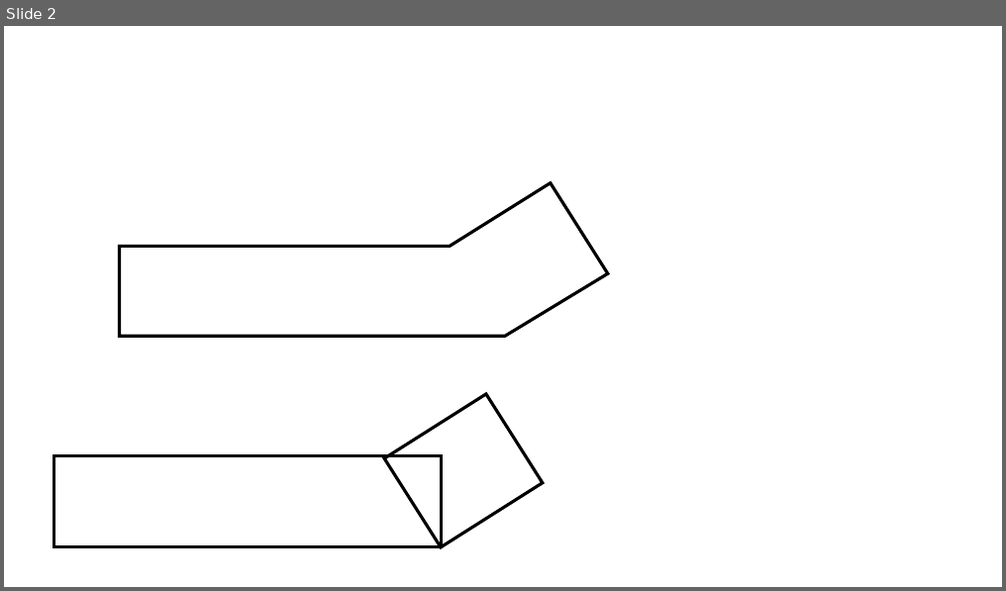
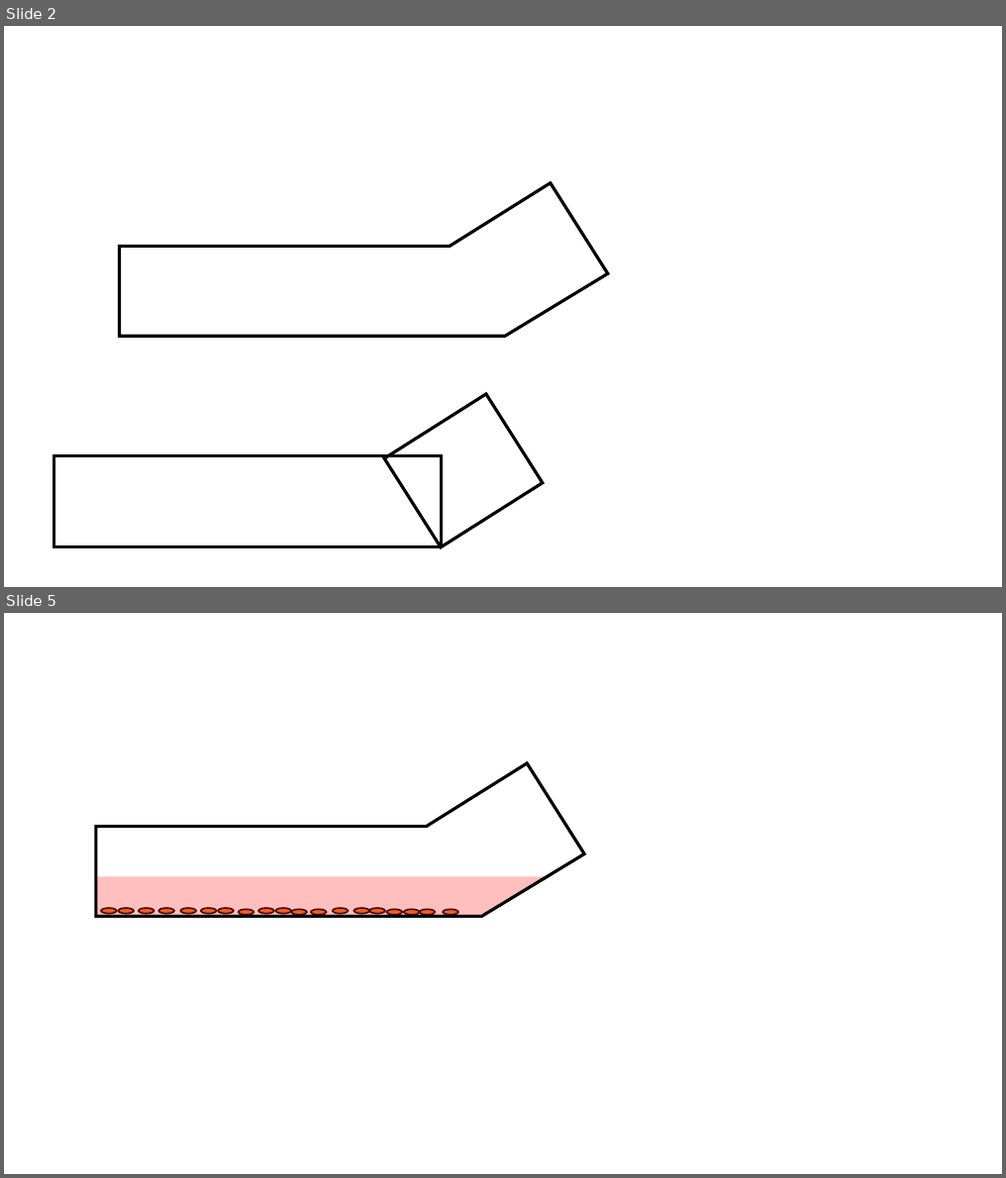
Before and after one commit to alexanderortmann-rgb/BioLabStuff, a slide deck: ImagesForNeubauer.pptx. Shown one above the other, each under a label of ours: slide 2 before the commit, slides 2 and 5 after it; the slides between them are not shown. The pictures are 1006x591 and 1006x1178 pixels, drawn with LibreOffice and Linux fonts; fonts in the diff are those of the drawing. Boxes give left, top, right and bottom in pixels: in the first picture for what was removed or moved away, otherwise in the second. Text is boxed around its words. In the diff, an @@ line names an element or a change of style, - is before the commit and + after.

```diff
--- a/ImagesForNeubauer.pptx
+++ b/ImagesForNeubauer.pptx
@@ slide 5 added at <box>4,613,1002,1174</box>, background #FFFFFF @@
@@ freeform shape added at <box>96,763,584,917</box>, outline #000000 3 pt @@
@@ freeform shape added at <box>97,876,550,916</box>, fill #FF0000 at 25% opacity @@
@@ ellipse added at <box>101,908,117,913</box>, fill #ED7D31, outline #000000 1.5 pt @@
@@ ellipse added at <box>119,908,135,913</box>, fill #ED7D31, outline #000000 1.5 pt @@
@@ ellipse added at <box>139,908,154,913</box>, fill #ED7D31, outline #000000 1.5 pt @@
@@ ellipse added at <box>159,908,174,913</box>, fill #ED7D31, outline #000000 1.5 pt @@
@@ ellipse added at <box>180,908,196,913</box>, fill #ED7D31, outline #000000 1.5 pt @@
@@ ellipse added at <box>201,908,217,913</box>, fill #ED7D31, outline #000000 1.5 pt @@
@@ ellipse added at <box>218,908,234,913</box>, fill #ED7D31, outline #000000 1.5 pt @@
@@ ellipse added at <box>239,909,254,915</box>, fill #ED7D31, outline #000000 1.5 pt @@
@@ ellipse added at <box>258,908,274,913</box>, fill #ED7D31, outline #000000 1.5 pt @@
@@ ellipse added at <box>275,908,291,913</box>, fill #ED7D31, outline #000000 1.5 pt @@
@@ ellipse added at <box>291,909,307,915</box>, fill #ED7D31, outline #000000 1.5 pt @@
@@ ellipse added at <box>311,909,327,915</box>, fill #ED7D31, outline #000000 1.5 pt @@
@@ ellipse added at <box>333,908,349,913</box>, fill #ED7D31, outline #000000 1.5 pt @@
@@ ellipse added at <box>353,908,369,913</box>, fill #ED7D31, outline #000000 1.5 pt @@
@@ ellipse added at <box>369,908,385,913</box>, fill #ED7D31, outline #000000 1.5 pt @@
@@ ellipse added at <box>386,909,402,915</box>, fill #ED7D31, outline #000000 1.5 pt @@
@@ ellipse added at <box>404,909,420,915</box>, fill #ED7D31, outline #000000 1.5 pt @@
@@ ellipse added at <box>420,909,436,915</box>, fill #ED7D31, outline #000000 1.5 pt @@
@@ ellipse added at <box>443,909,458,915</box>, fill #ED7D31, outline #000000 1.5 pt @@
```
Also in this commit, not shown: 2 other slides added, 1 slide removed, 24 other files.
